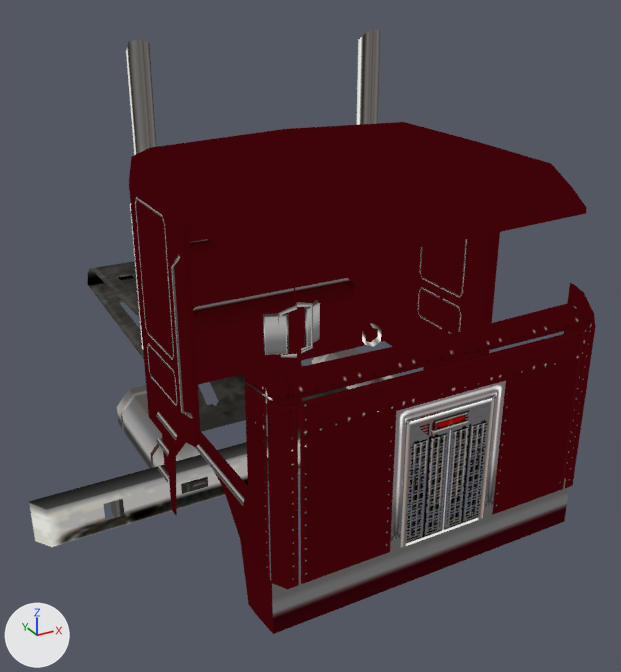
Two versions of the glTF model site/public/burnout-legends-psp/models/car-HEVY_Car7.glb, one commit apart.
Camera for both pictures: a camera (50 mm lens) standing at (-2.93, -5.48, 3.62) and looking at (0.27, 0.34, 0.71). The lights are fixed; the arrows at lower left show +X, +Y and +Z. The picture after the commit comes second. Vertices at exactly the same position are counted once.

Script lines for the objects in view, before the commit:
```python
me_hevy_car7 = bpy.data.meshes.new('HEVY_Car7')
me_hevy_car7.from_pydata(...)  # 648 vertices, 842 faces; spans x -2.2..1.28, y -1.9..4.03, z -0.31..3.11
# faces by material slot: [662, 39, 33, 36, 72]
me_hevy_car7.materials.append(mat_material_0)
me_hevy_car7.materials.append(mat_material_1)
me_hevy_car7.materials.append(mat_material_2)
me_hevy_car7.materials.append(mat_material_3)
me_hevy_car7.materials.append(mat_material_4)
ob_hevy_car7 = bpy.data.objects.new('HEVY_Car7', me_hevy_car7)
ob_hevy_car7.location = (0.0, 0.0, 0.0)
```
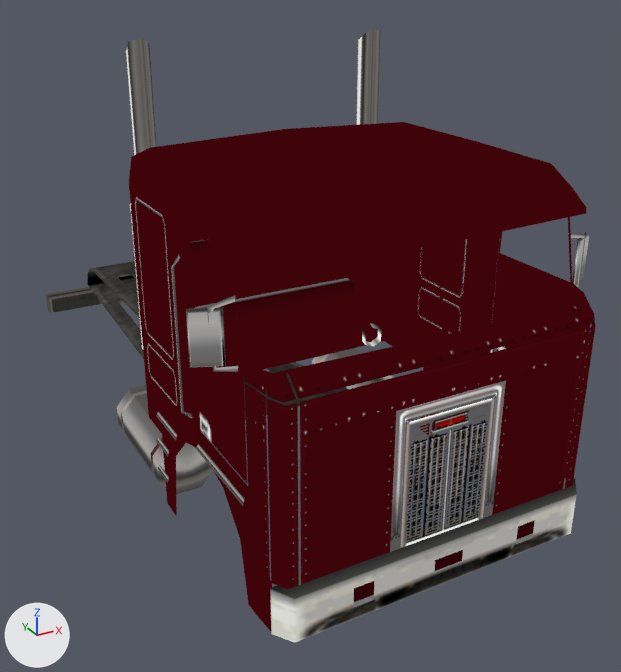
Where the change shows, as pixel boxes (x1, y1, x2, y2) in the pictures (621 x 672 px; the box of a moved part takes in the faces that stretch with it):
'HEVY_Car7', reshaped
    before: (29, 29, 596, 634)
    after: (46, 29, 596, 642)
part 1 of me_hevy_car7, moved or reshaped
    before: (297, 303, 313, 354)
    after: (571, 233, 586, 288)
part 2 of me_hevy_car7, moved or reshaped
    before: (305, 300, 320, 347)
    after: (572, 232, 589, 286)
part 3 of me_hevy_car7, moved or reshaped
    before: (263, 313, 289, 355)
    after: (186, 307, 226, 368)
part 4 of me_hevy_car7, moved or reshaped
    before: (278, 305, 297, 358)
    after: (207, 295, 238, 372)
part 5 of me_hevy_car7, moved or reshaped
    before: (29, 428, 321, 547)
    after: (270, 479, 577, 642)
part 6 of me_hevy_car7, moved or reshaped
    before: (110, 457, 269, 518)
    after: (46, 286, 102, 313)
part 7 of me_hevy_car7, added (red)
    after: (489, 217, 572, 372)
part 8 of me_hevy_car7, added (red)
    after: (188, 228, 247, 483)
part 9 of me_hevy_car7, deleted
    before: (262, 268, 302, 428)

Diff of the bpy script that builds the scene:
```diff
--- a/site/public/burnout-legends-psp/models/car-HEVY_Car7.glb.py
+++ b/site/public/burnout-legends-psp/models/car-HEVY_Car7.glb.py
@@ me_hevy_car7 @@
 # used by ob_hevy_car7; location = (0.0, 0.0, 0.0)
-me_hevy_car7.from_pydata(...)  # 648 vertices, 842 faces; spans x -2.2..1.28, y -1.9..4.03, z -0.31..3.11
+me_hevy_car7.from_pydata(...)  # 649 vertices, 842 faces; spans x -1.46..1.44, y -1.97..4.06, z -0.29..3.11
+# me_hevy_car7 part 1: the loose piece of 8 vertices spanning x 0.0..0.15, y 0.07, z 0.7..1.15 is moved by (1.21, -1.58, 0.81)
+# me_hevy_car7 part 2: the loose piece of 8 vertices spanning x 0.07..0.24, y 0.05..0.16, z 0.75..1.1 is moved by (1.21, -1.58, 0.81)
+# me_hevy_car7 part 3: the loose piece of 8 vertices spanning x -0.26..-0.07, y 0.05..0.15, z 0.73..1.08 is moved by (-1.2, -1.57, 0.83)
+# me_hevy_car7 part 4: the loose piece of 8 vertices spanning x -0.16..0.0, y 0.07, z 0.68..1.14 is moved by (-1.2, -1.57, 0.83)
+# me_hevy_car7 part 5: the loose piece of 26 vertices spanning x -2.2..0.2, y -0.09..0.04, z -0.29..0.05 is moved by (1.0, -1.88, 0.2)
+# me_hevy_car7 part 6: the loose piece of 12 vertices spanning x -1.61..0.66, y -0.04..0.07, z -0.26..-0.05 is moved by (0.47, 3.97, 0.17)
+# me_hevy_car7 part 7: a new loose piece of 15 vertices spanning x 1.17..1.21, y -1.58..-0.83, z 0.81..2.18, in mat_material_1
+# me_hevy_car7 part 8: a new loose piece of 15 vertices spanning x -1.2..-1.16, y -1.57..-0.84, z 0.81..2.18, in mat_material_2
+# me_hevy_car7 part 9: the loose piece of 29 vertices spanning x -0.04..0.04, y 0.0..0.75, z -0.02..1.37 is deleted
+# other edits to the shape of me_hevy_car7 do not show in these pictures
 me_hevy_car7.materials.append(mat_material_0)
```
